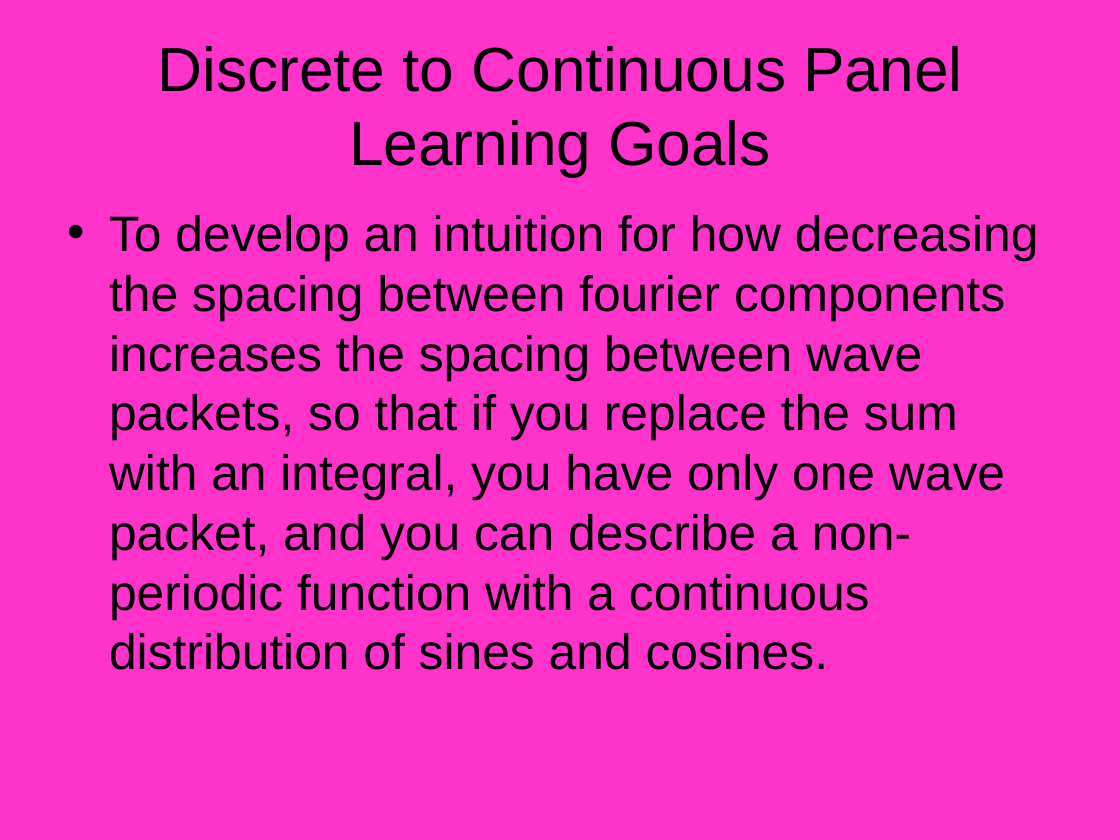
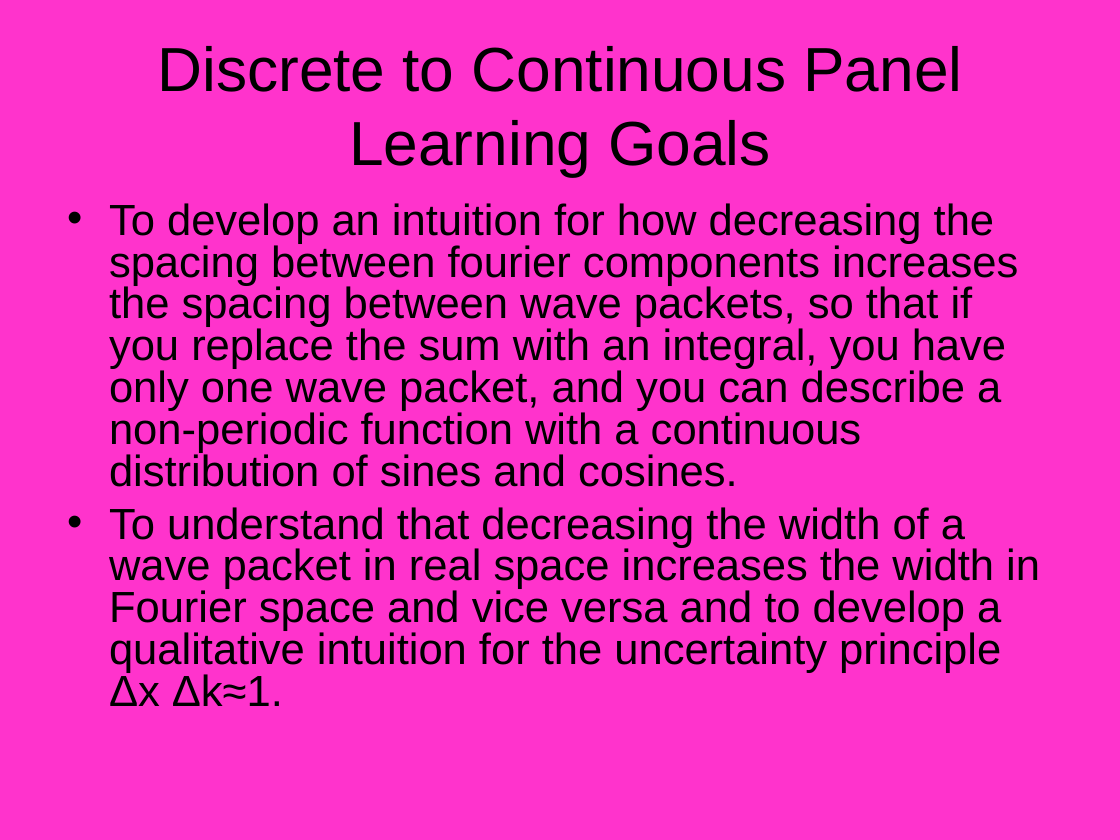
Before and after one commit to azharawaw/sim, a slide deck: slide 20 of trunk/fourier/doc/Fourier_Design_Outline.ppt (slide 10 before the commit). Drawn at 1120x840 pixels with LibreOffice and Linux fonts; fonts in the diff are those of the drawing. Boxes give left, top, right and bottom in pixels: in the first picture for what was removed or moved away, otherwise in the second. Text is boxed around its words. In the diff, an @@ line names an element or a change of style, - is before the commit and + after.

Commit message:
updated design from Sam McKagan, based on 5/4/2005 input from Fourier team

```diff
--- a/trunk/fourier/doc/Fourier_Design_Outline.ppt
+++ b/trunk/fourier/doc/Fourier_Design_Outline.ppt
@@ text at (109,203,1018,487): size 32 to 28 pt in "To develop an intuition for how decreasing ..."; line spacing 1 to 0.8; less space between paragraphs @@
@@ text at (109,507,1040,706): paragraph added @@
+• To understand that decreasing the width of a wave packet in real space increases the width in Fourier space and vice versa and to develop a qualitative intuition for the uncertainty principle Δx Δk≈1.
```
Also in this commit, not shown: 10 other slides changed, 16 slides added, 6 slides removed.
